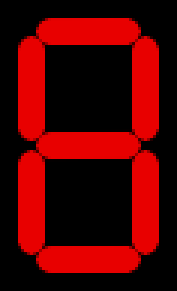
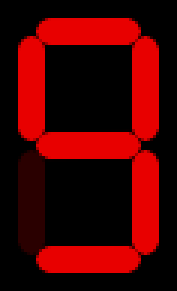
Layer changes from the first 177px x 291px image to the second:
added layer "off" (18%) above "Eingefügte Ebene #5" over <box>18,18,159,273</box>
hid "Eingefügte Ebene #2" over <box>18,150,45,255</box>
